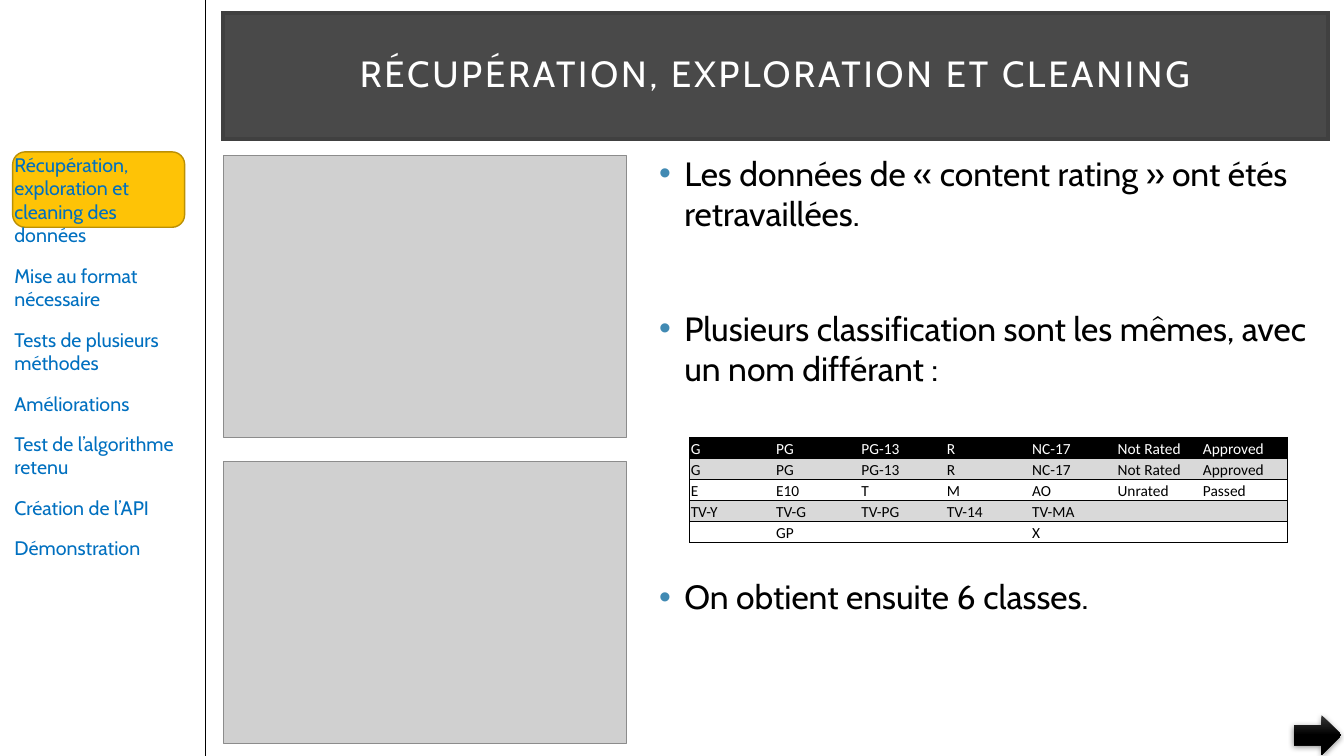
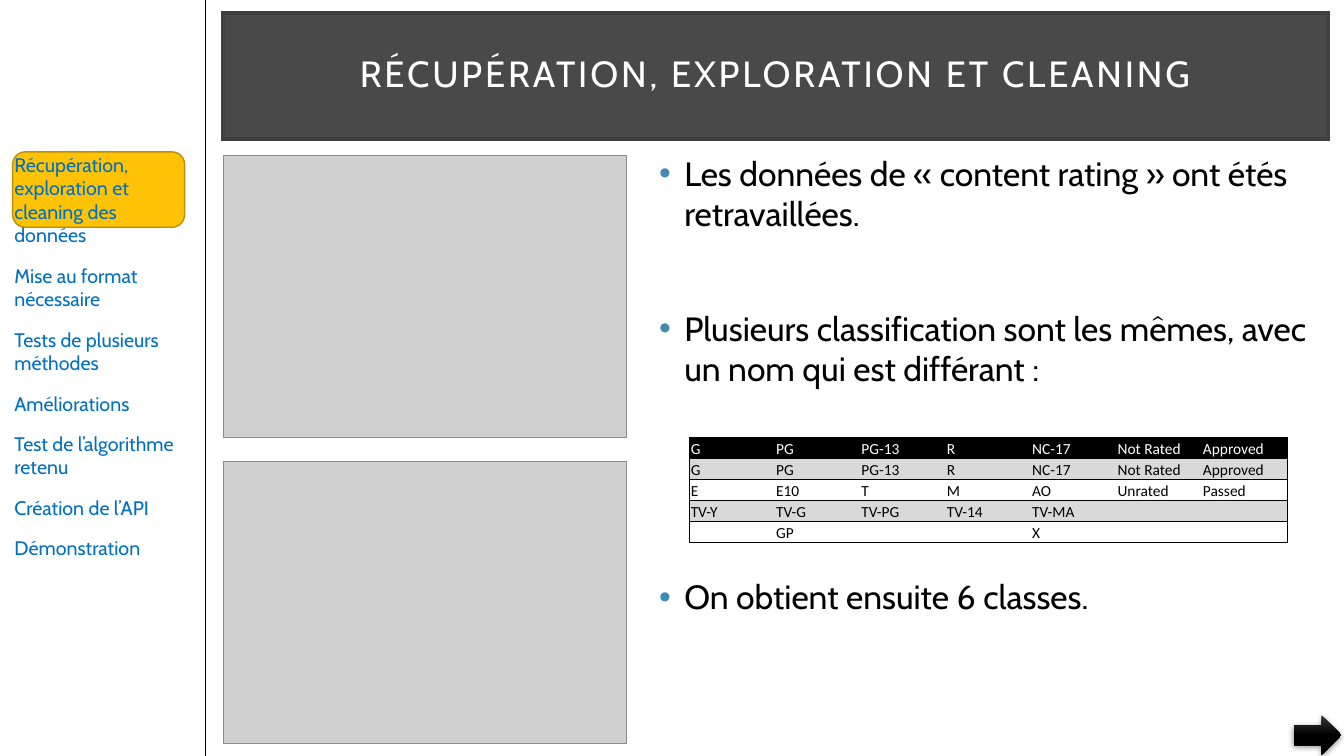
Before and after one commit to pfroide/python, a slide deck: slide 10 of Projet_3/p3.pptx. Drawn at 1344x756 pixels with LibreOffice and Linux fonts; fonts in the diff are those of the drawing; grey boxes stand for pictures. Boxes give left, top, right and bottom in pixels: in the first picture for what was removed or moved away, otherwise in the second. Text is boxed around its words. In the diff, an @@ line names an element or a change of style, - is before the commit and + after.

```diff
--- a/Projet_3/p3.pptx
+++ b/Projet_3/p3.pptx
@@ text at (684, 315, 1306, 389): text changed @@
-• Plusieurs classification sont les mêmes, avec un nom différant :
+• Plusieurs classification sont les mêmes, avec un nom qui est différant :
```
Also in this commit, not shown: 13 other slides changed, 1 slide added.
